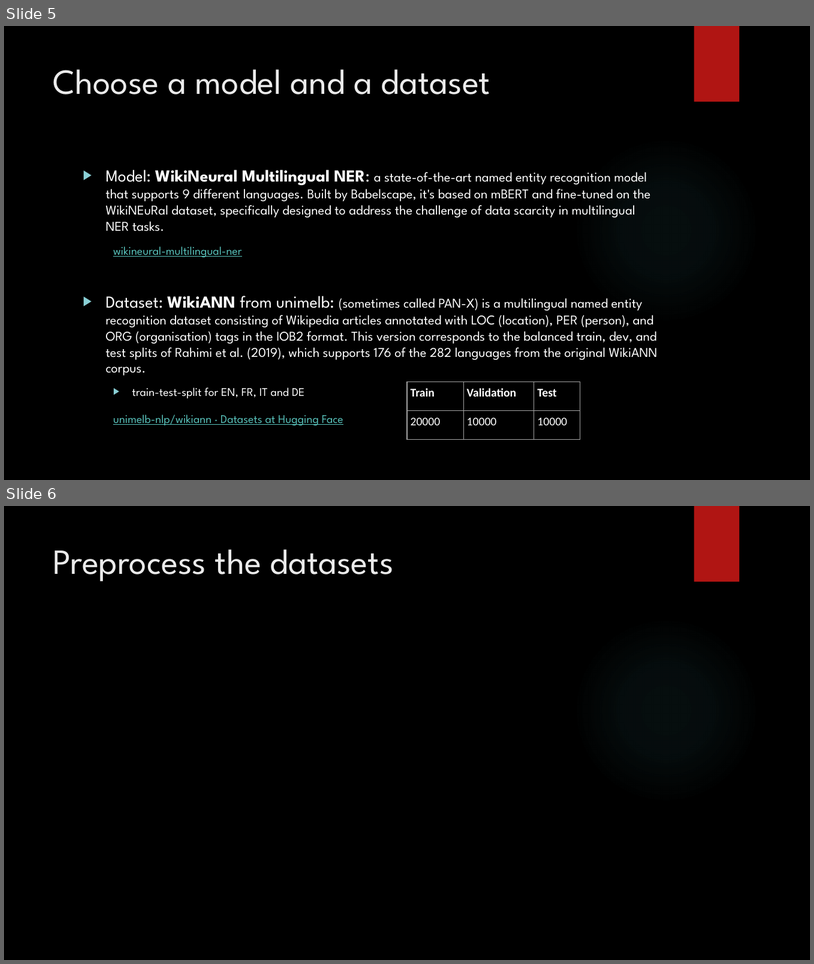
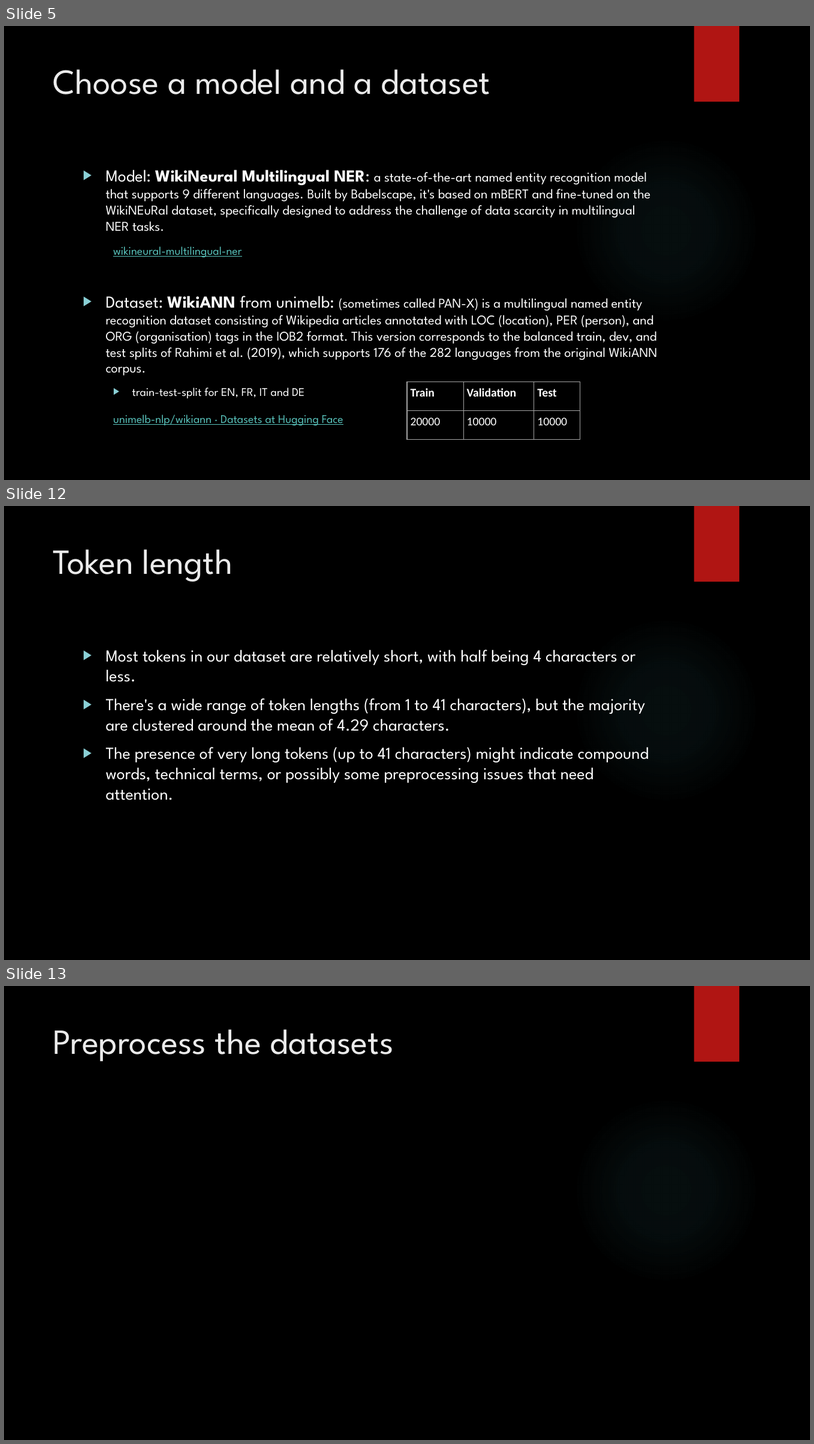
Before and after one commit to Beabir/TaskModule4_MNER, a slide deck: CAS NLP Module 4_jd_bb.pptx. Shown one above the other, each under a label of ours: slides 5 and 6 before the commit, slides 5, 12 and 13 after it; the slides between them are not shown. The pictures are 814x964 and 814x1444 pixels, drawn with LibreOffice and Linux fonts; fonts in the diff are those of the drawing; background and template pictures are left out. Boxes give left, top, right and bottom in pixels: in the first picture for what was removed or moved away, otherwise in the second. Text is boxed around its words. In the diff, an @@ line names an element or a change of style, - is before the commit and + after.

```diff
--- a/CAS NLP Module 4_jd_bb.pptx
+++ b/CAS NLP Module 4_jd_bb.pptx
@@ slide 12 added at box(4, 506, 810, 960), background picture (left out); not listed: 2 template elements that a slide beside it also shows @@
@@ title added at box(53, 549, 233, 582), 42 pt, text #EBEBEB @@
+Token length
@@ text added at box(106, 649, 649, 800), 20 pt, text #FFFFFF @@
+▶ Most tokens in our dataset are relatively short, with half being 4 characters or less.
+▶ There's a wide range of token lengths (from 1 to 41 characters), but the majority are clustered around the mean of 4.29 characters.
+▶ The presence of very long tokens (up to 41 characters) might indicate compound words, technical terms, or possibly some preprocessing issues that need attention.
@@ what was slide 6 is now slide 13 @@
```
Also in this commit, not shown: 1 slide changed, 6 other slides added.
